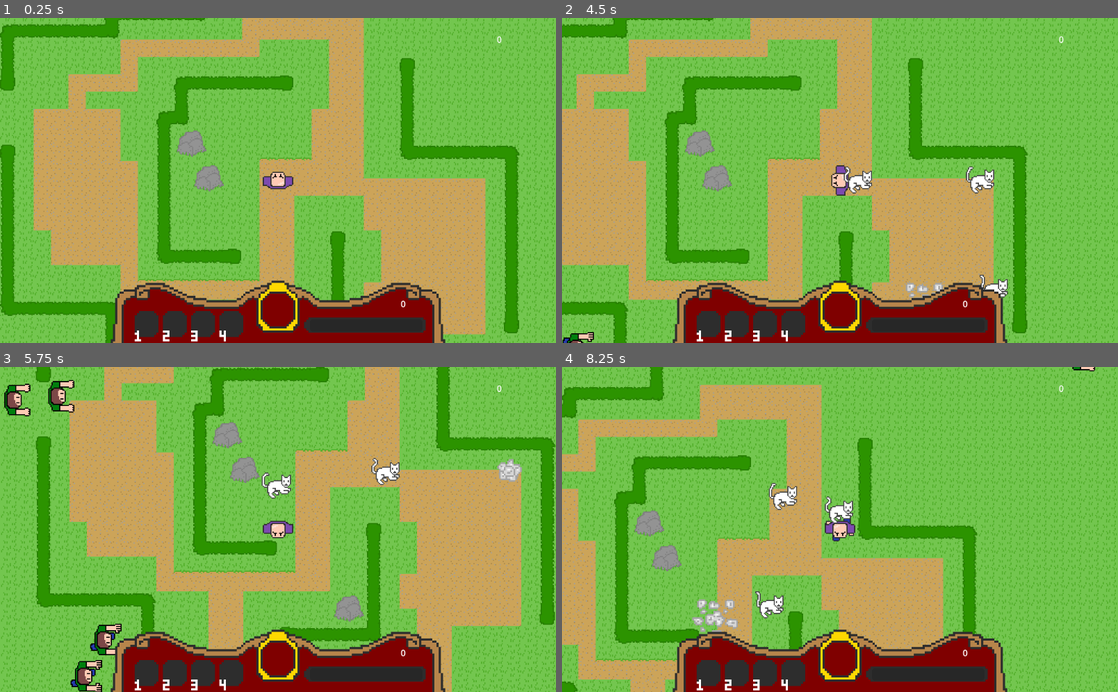
Above: before the commit, frames 1-4 (two rows, left to right).
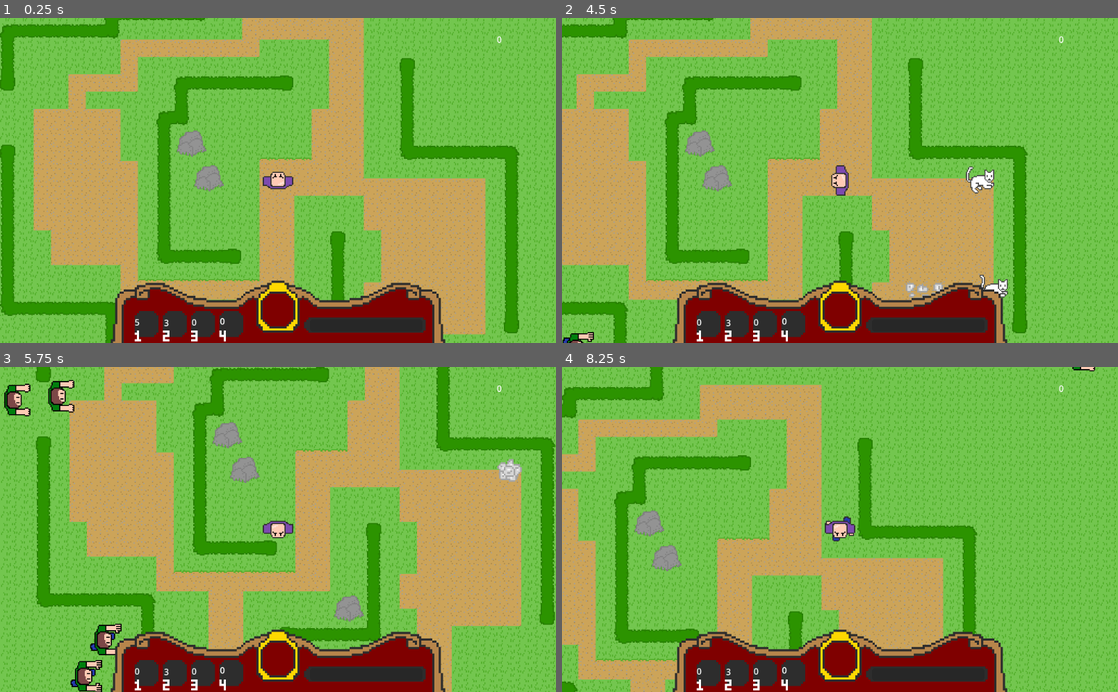
Above: after the commit, the same moments.

Repository: JessicaCC-gd/GGJ2024-2_4_1
Game: Godot game, scene res://level.tscn
The game is run twice, just before and just after one commit, with the same random seed, the same clock (stepped at 60 frames per second) and the same inputs.
Inputs:
- Up to frame 1 (0.25 s): no input
- Up to frame 2 (4.5 s): tap Enter at 0.5 s; hold Right (move_right) 0.53-1.28 s; tap 1 (action_1) every 0.75 s from 0.6 to 4.35 s; hold Down (move_down) 1.28-2.03 s; hold Right (move_right) 2.03-2.78 s; hold Up (move_up) 2.78-3.53 s; hold Left (move_left) from 3.53 s (still down)
- Up to frame 3 (5.75 s): release Left (move_left) at 5.03 s; hold Down (move_down) from 5.03 s (still down); tap 1 (action_1) at 5.1 s
- Up to frame 4 (8.25 s): release Down (move_down) at 5.78 s; hold Right (move_right) 5.78-6.53 s; tap 1 (action_1) every 0.75 s from 5.85 to 8.1 s; hold Up (move_up) 6.53-7.28 s; hold Right (move_right) 7.28-8.03 s; hold Down (move_down) from 8.03 s (still down)

The runs differ from the first frame. In frame 1, less than 0.1% of the frame differs, in the area x 24-73%, y 86-95%; in frame 2, 0.3%; in frame 3, 0.6%; in frame 4, 1.2%, in the area x 23-73%, y 35-95%.

Commit message:
limited number of cats and working inventory

Diff:
--- a/cat.tscn
+++ b/cat.tscn
@@ -39,6 +39,9 @@
 "speed": 3.0
 }]
 
+[sub_resource type="CircleShape2D" id="CircleShape2D_y3hmm"]
+radius = 16.0
+
 [node name="cat" type="Node2D"]
 script = ExtResource("1_qxqcj")
 
--- a/level.tscn
+++ b/level.tscn
@@ -3,7 +3,7 @@
 [ext_resource type="TileSet" uid="uid://xu3v07xtu045" path="res://tileset.tres" id="1_5yl0r"]
 [ext_resource type="PackedScene" uid="uid://d1mse10v0ltx4" path="res://player.tscn" id="1_7c3tc"]
 [ext_resource type="Script" path="res://level.gd" id="1_keucm"]
-[ext_resource type="Script" path="res://damage.gd" id="4_48tqj"]
+[ext_resource type="Script" path="res://ui.gd" id="4_d8tq0"]
 [ext_resource type="Texture2D" uid="uid://ceeg0w1ymxo17" path="res://assets/sprites/ui.png" id="4_t51qj"]
 [ext_resource type="Script" path="res://laughter_meter.gd" id="6_f3vpd"]
 
@@ -20,19 +20,7 @@
 position = Vector2(1, 2)
 
 [node name="ui" type="CanvasLayer" parent="."]
-
-[node name="damage" type="Label" parent="ui"]
-top_level = true
-z_index = 3
-offset_left = 718.0
-offset_top = 516.0
-offset_right = 769.0
-offset_bottom = 539.0
-text = "HELLO"
-horizontal_alignment = 1
-vertical_alignment = 1
-script = ExtResource("4_48tqj")
-metadata/_edit_use_anchors_ = true
+script = ExtResource("4_d8tq0")
 
 [node name="Sprite2D" type="Sprite2D" parent="ui"]
 position = Vector2(512, 537)
@@ -47,3 +35,31 @@
 step = 1.0
 show_percentage = false
 script = ExtResource("6_f3vpd")
+
+[node name="label_1" type="Label" parent="ui"]
+offset_left = 248.0
+offset_top = 550.0
+offset_right = 288.0
+offset_bottom = 573.0
+text = "0"
+
+[node name="label_2" type="Label" parent="ui"]
+offset_left = 302.0
+offset_top = 551.0
+offset_right = 342.0
+offset_bottom = 574.0
+text = "0"
+
+[node name="label_3" type="Label" parent="ui"]
+offset_left = 353.0
+offset_top = 550.0
+offset_right = 393.0
+offset_bottom = 573.0
+text = "0"
+
+[node name="label_4" type="Label" parent="ui"]
+offset_left = 405.0
+offset_top = 548.0
+offset_right = 445.0
+offset_bottom = 571.0
+text = "0"
--- a/player.gd
+++ b/player.gd
@@ -12,6 +12,8 @@
 var max_trail_count = 5
 var scent_timer = Timer.new()
 var cat_scene = preload("res://cat.tscn")
+var no_cats = 5
+var no_tea = 3
 
 func drop_scent():
 	if len(trail) >= max_trail_count:
@@ -48,9 +50,10 @@
 				var dir = col.get_collider().global_position.direction_to(self.global_position)
 				col.get_collider().position -= dir * force * delta
 
-	if Input.is_action_just_pressed("action_1"):
+	if Input.is_action_just_pressed("action_1") && no_cats > 0:
 		var cat = cat_scene.instantiate()
 		cat.position = position
+		no_cats -= 1
 		get_parent().add_child(cat)
 
 
--- a/damage.gd
+++ b/ui.gd
@@ -1,11 +1,12 @@
-extends Label
+extends CanvasLayer
 
+@onready var player = $"../TileMap/Player"
 
-# Called when the node enters the scene tree for the first time.
 func _ready():
 	pass # Replace with function body.
 
 
 # Called every frame. 'delta' is the elapsed time since the previous frame.
 func _process(delta):
-	set_text(str($"../../TileMap/Player".current_damage))
+	$label_1.set_text(str(player.no_cats))
+	$label_2.set_text(str(player.no_tea))
Not shown: 1 places in cat.tscn that only renumber resources
